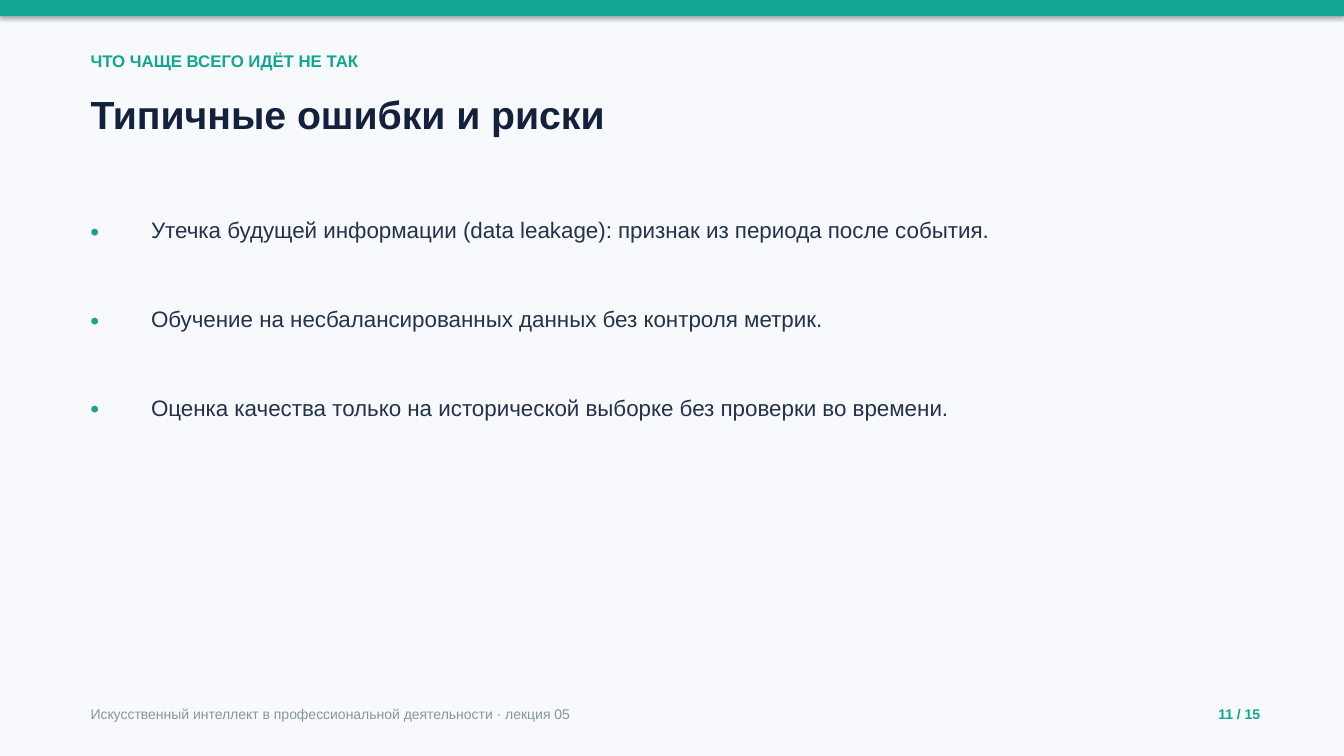
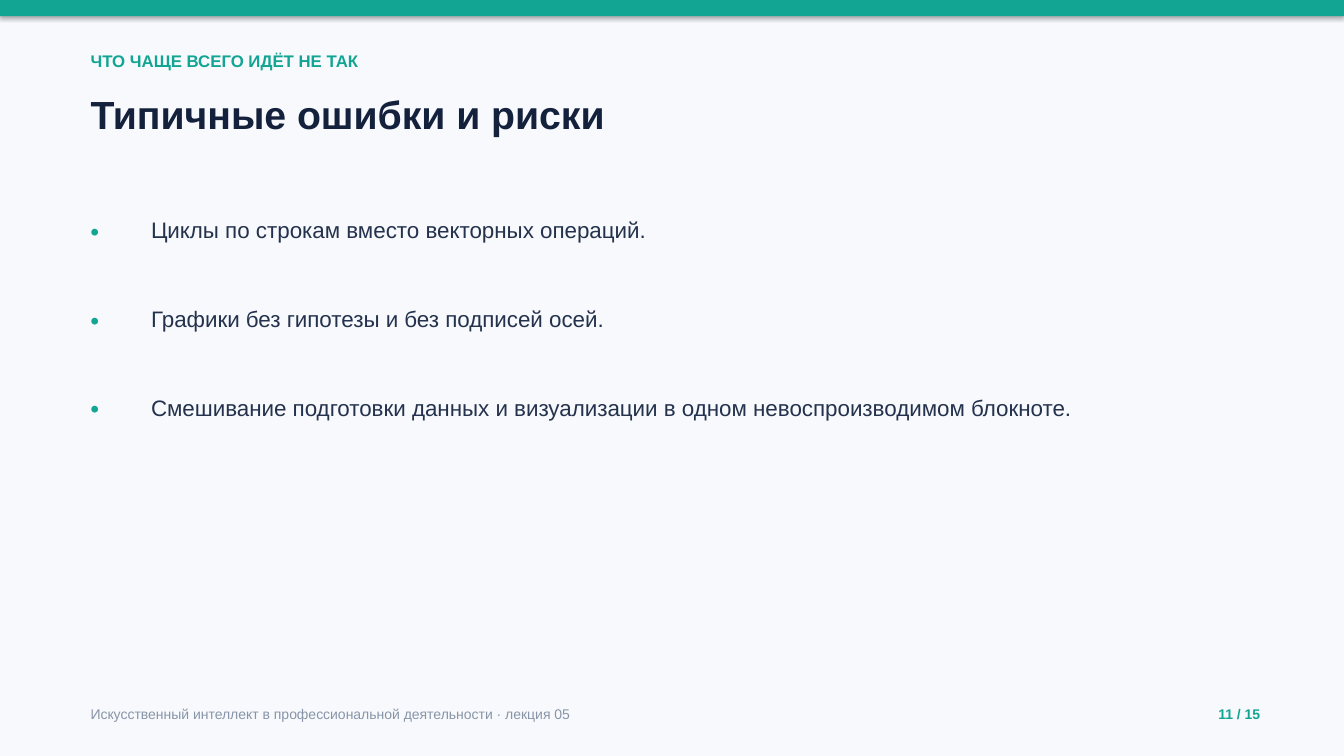
Before and after one commit to ketty3/ketty3.github.io, a slide deck: slide 11 of presentations/lecture-05.pptx. Drawn at 1344x756 pixels with LibreOffice and Linux fonts; fonts in the diff are those of the drawing. Boxes give left, top, right and bottom in pixels: in the first picture for what was removed or moved away, otherwise in the second. Text is boxed around its words. In the diff, an @@ line names an element or a change of style, - is before the commit and + after.

Commit message:
Rewrite course around data analysis and ML theory

```diff
--- a/presentations/lecture-05.pptx
+++ b/presentations/lecture-05.pptx
@@ text at <box>151,221,646,243</box>: text changed @@
-Утечка будущей информации (data leakage): признак из периода после события.
+Циклы по строкам вместо векторных операций.
@@ text at <box>151,310,604,332</box>: text changed @@
-Обучение на несбалансированных данных без контроля метрик.
+Графики без гипотезы и без подписей осей.
@@ text at <box>151,399,1071,421</box>: text changed @@
-Оценка качества только на исторической выборке без проверки во времени.
+Смешивание подготовки данных и визуализации в одном невоспроизводимом блокноте.
```
Also in this commit, not shown: 12 other slides changed, 2 slides added, 2 slides removed, 43 other files.
